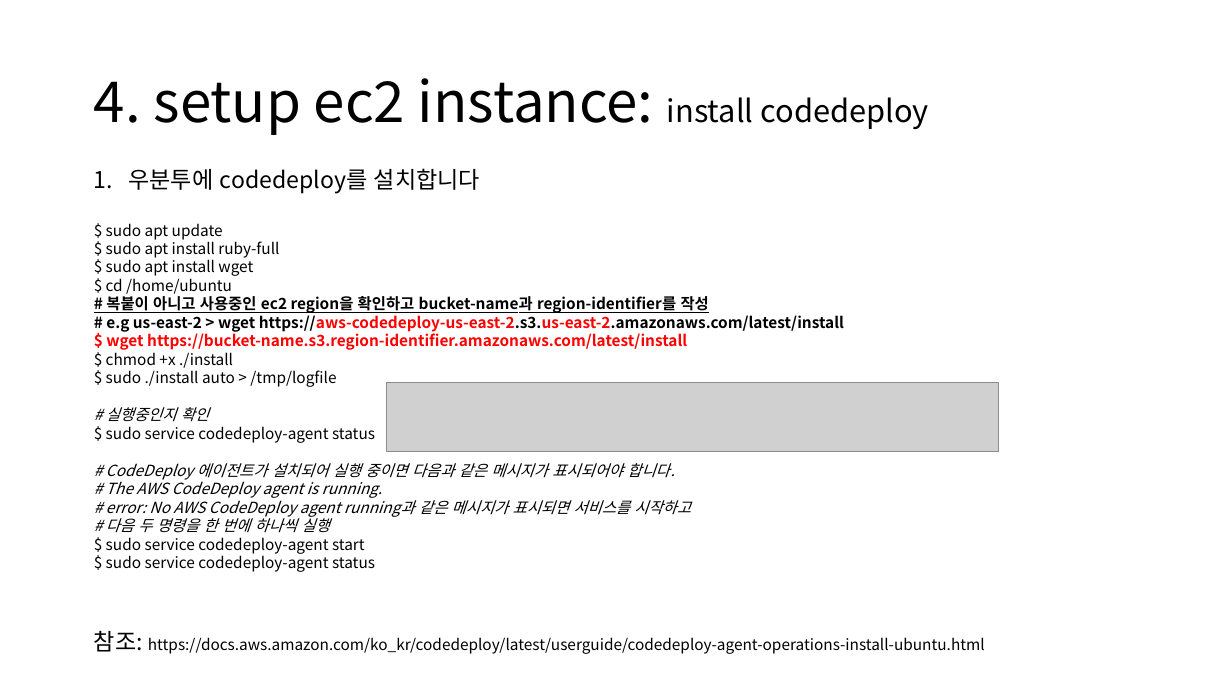
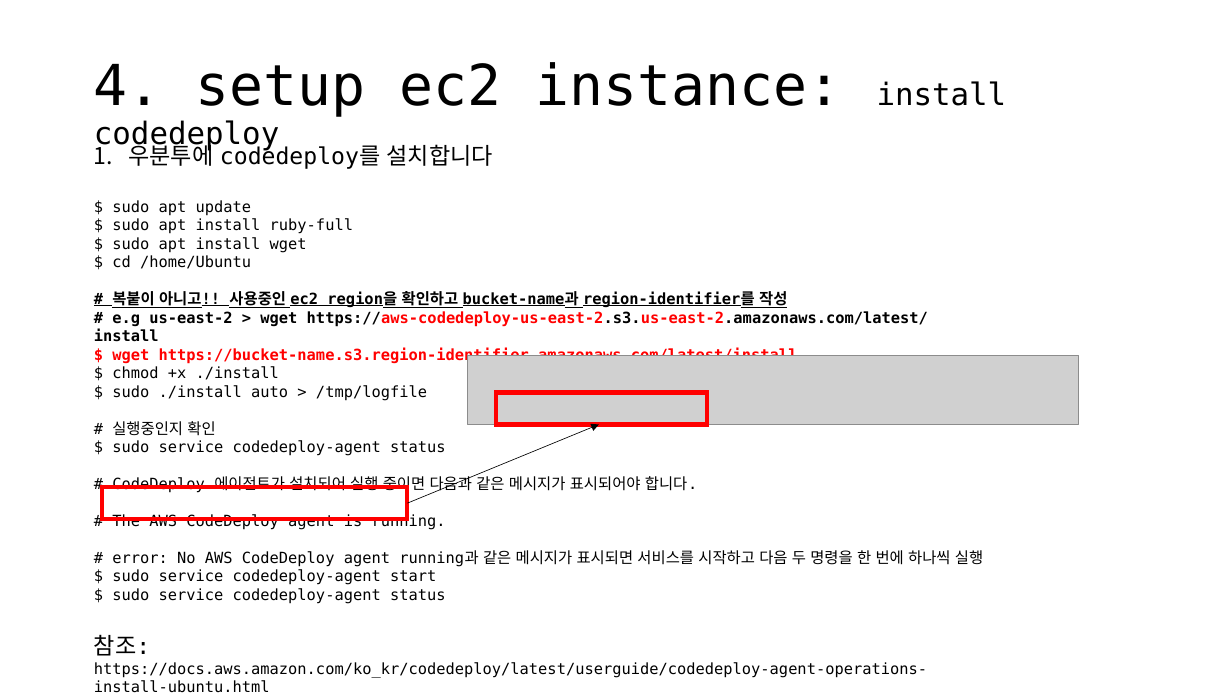
Before and after one commit to Ujin28/ssossotable-team-study, a slide deck: slide 11 of CI-CD/CI-CD.pptx. Drawn at 1232x693 pixels with LibreOffice and Linux fonts; fonts in the diff are those of the drawing; grey boxes stand for pictures. Boxes give left, top, right and bottom in pixels: in the first picture for what was removed or moved away, otherwise in the second. Text is boxed around its words. In the diff, an @@ line names an element or a change of style, - is before the commit and + after.

```diff
--- a/CI-CD/CI-CD.pptx
+++ b/CI-CD/CI-CD.pptx
@@ title "4. setup ec2 instance: install ..." at <box>94,62,1007,151</box>: font Noto Sans CJK KR to DejaVu Sans Mono @@
@@ text "우분투에 codedeploy를 설치합니다": place and size @@
-text "우분투에 codedeploy를 설치합니다" at <box>94,168,985,654</box>
+text "우분투에 codedeploy를 설치합니다" at <box>94,141,983,678</box>
@@ text at <box>94,141,928,604</box>: font Noto Sans CJK KR to DejaVu Sans Mono in "우분투에 codedeploy를 설치합니다", "$ sudo apt update", "$ sudo apt install ruby-full", "$ sudo apt install wget" and 10 more places; italic off in "# 실행중인지 확인", "# CodeDeploy 에이전트가 설치되어 실행 중이면 다음과 ...", "# The AWS CodeDeploy agent is running." @@
@@ text at <box>112,255,787,308</box>: text changed; font Noto Sans CJK KR to DejaVu Sans Mono @@
-$ cd /home/ubuntu
-# 복붙이 아니고 사용중인 ec2 region을 확인하고 bucket-name과 region-identifier를 작성
+$ cd /home/Ubuntu
+# 복붙이 아니고!! 사용중인 ec2 region을 확인하고 bucket-name과 region-identifier를 작성
@@ picture: place and size @@
-picture at <box>387,383,998,452</box>
+picture at <box>468,355,1079,424</box>
@@ rectangle added at <box>495,393,707,425</box>, outline #FF0000 3.25 pt @@
@@ arrow added from (408, 504) to (599, 424), #000000 0.5 pt @@
@@ rectangle added at <box>103,487,408,519</box>, outline #FF0000 3.25 pt @@
@@ text at <box>112,550,983,567</box>: text changed; font Noto Sans CJK KR to DejaVu Sans Mono; italic off @@
-# error: No AWS CodeDeploy agent running과 같은 메시지가 표시되면 서비스를 시작하고
-# 다음 두 명령을 한 번에 하나씩 실행
+# error: No AWS CodeDeploy agent running과 같은 메시지가 표시되면 서비스를 시작하고 다음 두 명령을 한 번에 하나씩 실행
@@ text at <box>94,634,927,678</box>: text changed; font Noto Sans CJK KR to DejaVu Sans Mono @@
-참조: https://docs.aws.amazon.com/ko_kr/codedeploy/latest/userguide/codedeploy-agent-operations-install-ubuntu.html
+참조:
+https://docs.aws.amazon.com/ko_kr/codedeploy/latest/userguide/codedeploy-agent-operations-install-ubuntu.html
```
Also in this commit, not shown: 42 other slides changed, 1 slide removed, 1 other file.
